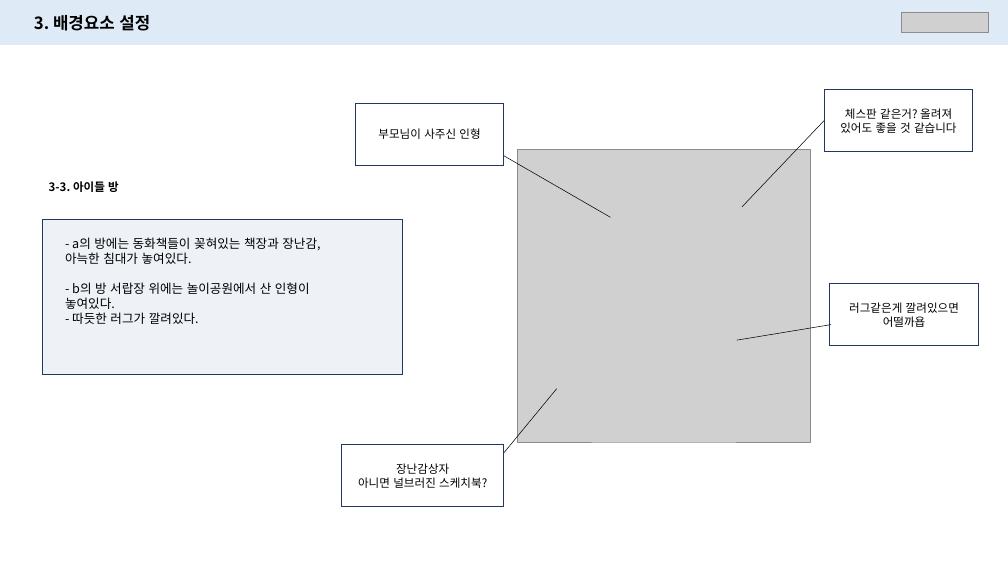
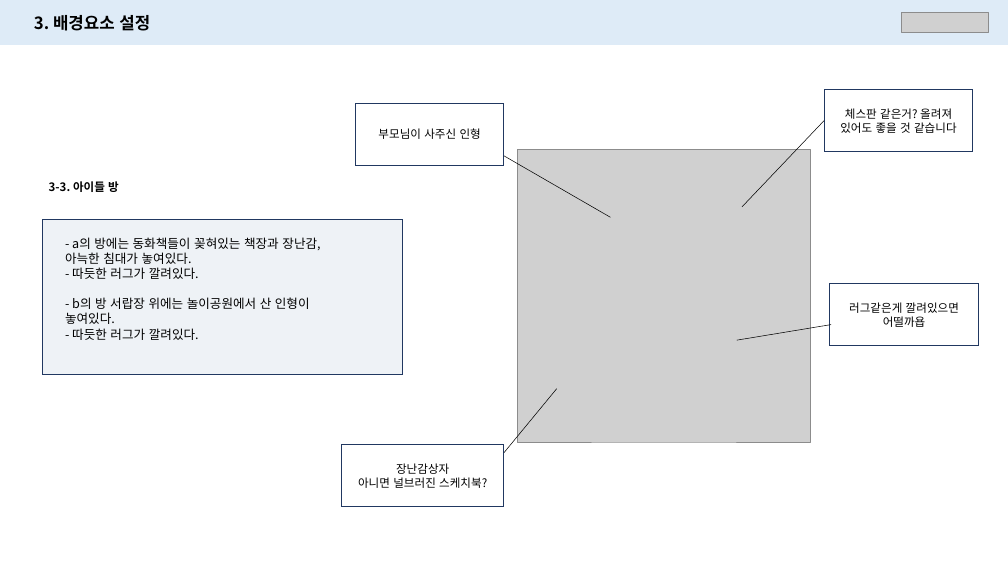
Before and after one commit to PerfectEgg/-Receivers, a slide deck: slide 14 of Doc/Story/캐릭터 설정_v1.02.pptx. Drawn at 1008x567 pixels with LibreOffice and Linux fonts; fonts in the diff are those of the drawing; grey boxes stand for pictures. Boxes give left, top, right and bottom in pixels: in the first picture for what was removed or moved away, otherwise in the second. Text is boxed around its words. In the diff, an @@ line names an element or a change of style, - is before the commit and + after.

```diff
--- a/Doc/Story/캐릭터 설정_v1.02.pptx
+++ b/Doc/Story/캐릭터 설정_v1.02.pptx
@@ text at box(72, 267, 199, 279): paragraph added @@
+- 따듯한 러그가 깔려있다.
```
Also in this commit, not shown: 5 other slides changed, 6 slides added.
